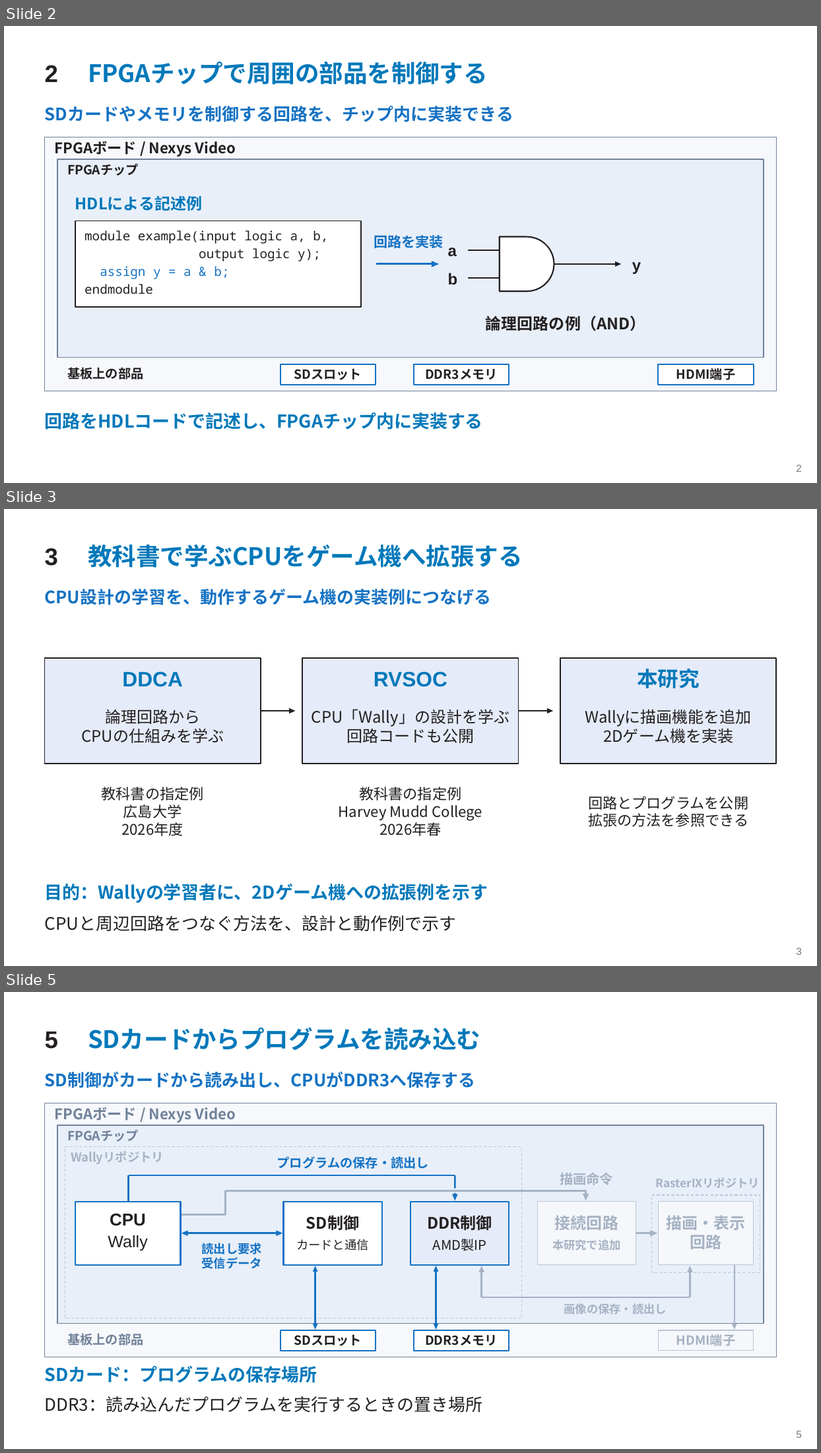
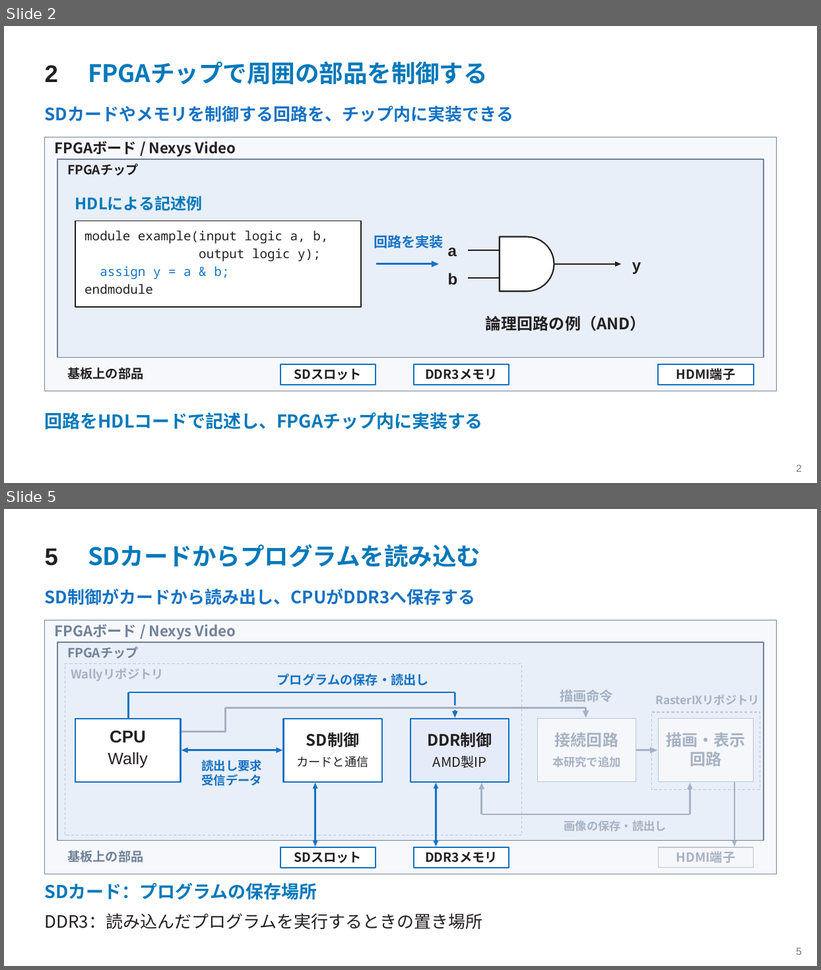
Before and after one commit to SoshiroFujimori/wally-game-console-research, a slide deck: docs/presentation/中間発表_主要事項.pptx. Shown one above the other, each under a label of ours: slides 2, 3 and 5 before the commit, slides 2 and 5 after it; the slides between them are not shown. The pictures are 821x1453 and 821x970 pixels, drawn with LibreOffice and Linux fonts; fonts in the diff are those of the drawing. Boxes give left, top, right and bottom in pixels: in the first picture for what was removed or moved away, otherwise in the second. Text is boxed around its words. In the diff, an @@ line names an element or a change of style, - is before the commit and + after.

```diff
--- a/docs/presentation/中間発表_主要事項.pptx
+++ b/docs/presentation/中間発表_主要事項.pptx
@@ slide 3 removed at (4, 509, 817, 966), background #FFFFFF @@
@@ text removed at (45, 548, 58, 566) @@
-3
@@ text removed at (88, 544, 522, 568) @@
-教科書で学ぶCPUをゲーム機へ拡張する
@@ text removed at (45, 589, 492, 605) @@
-CPU設計の学習を、動作するゲーム機の実装例につなげる
@@ rectangle removed at (45, 658, 261, 764) @@
@@ rectangle removed at (303, 658, 519, 764) @@
@@ rectangle removed at (560, 658, 776, 764) @@
@@ text removed at (122, 672, 183, 687) @@
-DDCA
@@ text removed at (374, 672, 448, 687) @@
-RVSOC
@@ text removed at (637, 669, 700, 689) @@
-本研究
@@ text removed at (81, 710, 224, 743) @@
-論理回路から
-CPUの仕組みを学ぶ
@@ freeform shape removed at (259, 710, 290, 712) @@
@@ freeform shape removed at (290, 708, 296, 714) @@
@@ text removed at (312, 709, 510, 743) @@
-CPU「Wally」の設計を学ぶ
-回路コードも公開
@@ freeform shape removed at (517, 710, 548, 712) @@
@@ freeform shape removed at (547, 708, 553, 714) @@
@@ text removed at (585, 709, 752, 743) @@
-Wallyに描画機能を追加
-2Dゲーム機を実装
@@ text removed at (102, 787, 204, 836) @@
-教科書の指定例
-広島大学
-2026年度
@@ text removed at (339, 787, 483, 836) @@
-教科書の指定例
-Harvey Mudd College
-2026年春
@@ text removed at (588, 796, 748, 827) @@
-回路とプログラムを公開
-拡張の方法を参照できる
@@ text removed at (45, 884, 488, 903) @@
-目的：Wallyの学習者に、2Dゲーム機への拡張例を示す
@@ text removed at (45, 916, 457, 931) @@
-CPUと周辺回路をつなぐ方法を、設計と動作例で示す
@@ text removed at (796, 948, 802, 955) @@
-3
```
Also in this commit, not shown: 18 slides changed, 1 slide added, 1 other slide removed, 35 other files.
